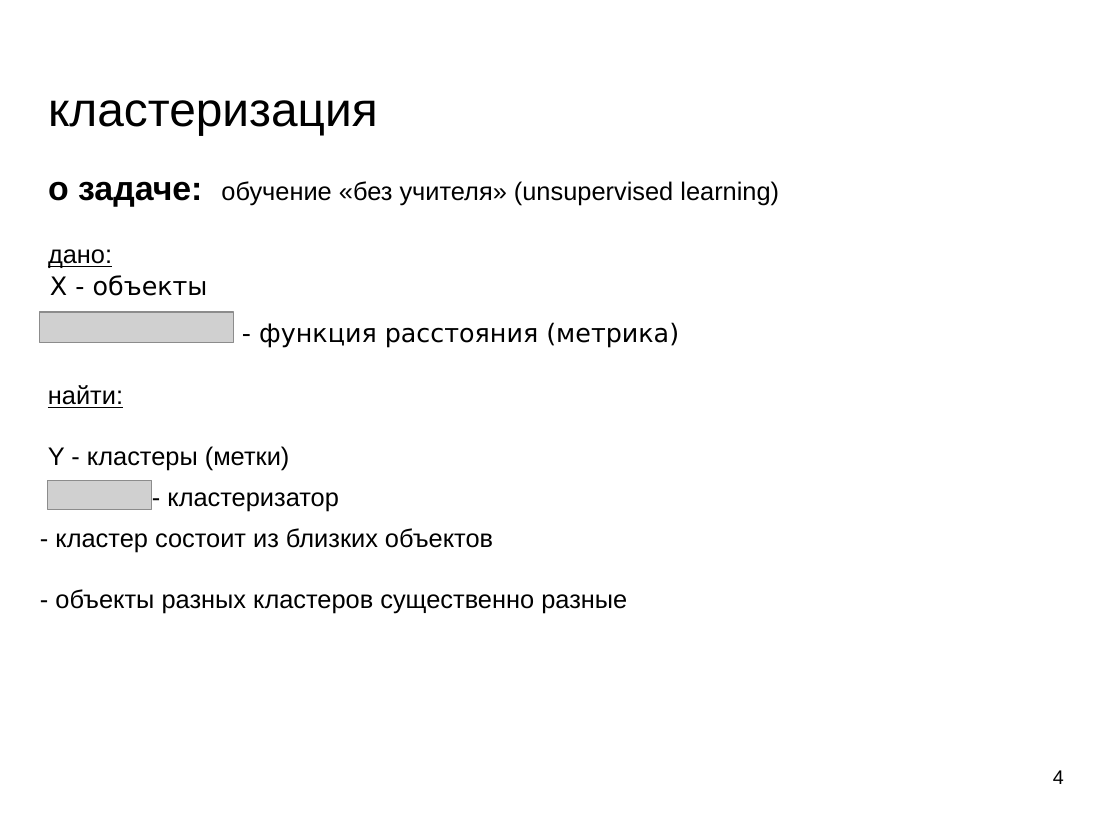
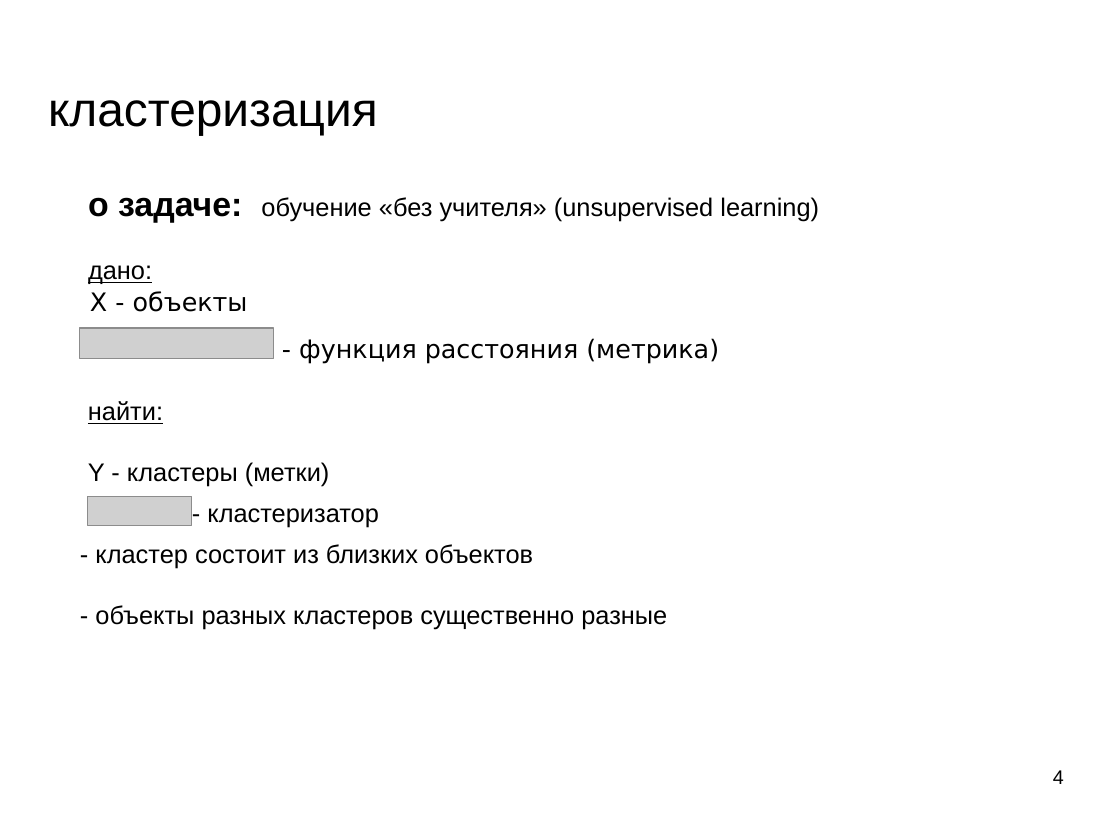
Before and after one commit to mechanoid5/ml_lectorium_legacy, a slide deck: slide 4 of 07-cluster.odp. Drawn at 1120x840 pixels with LibreOffice and Linux fonts; fonts in the diff are those of the drawing; grey boxes stand for pictures; background and template pictures are left out. Boxes give left, top, right and bottom in pixels: in the first picture for what was removed or moved away, otherwise in the second. Text is boxed around its words. In the diff, an @@ line names an element or a change of style, - is before the commit and + after.

```diff
--- a/07-cluster.odp
+++ b/07-cluster.odp
@@ 5 texts, 2 pictures, 1 subtitle: place and size @@
-5 texts, 2 pictures, 1 subtitle at bbox=[40, 181, 779, 614]
+5 texts, 2 pictures, 1 subtitle at bbox=[80, 197, 819, 630]
```
Also in this commit, not shown: 3 other slides changed, 8 slides added, 1 slide removed, 8 other files.
